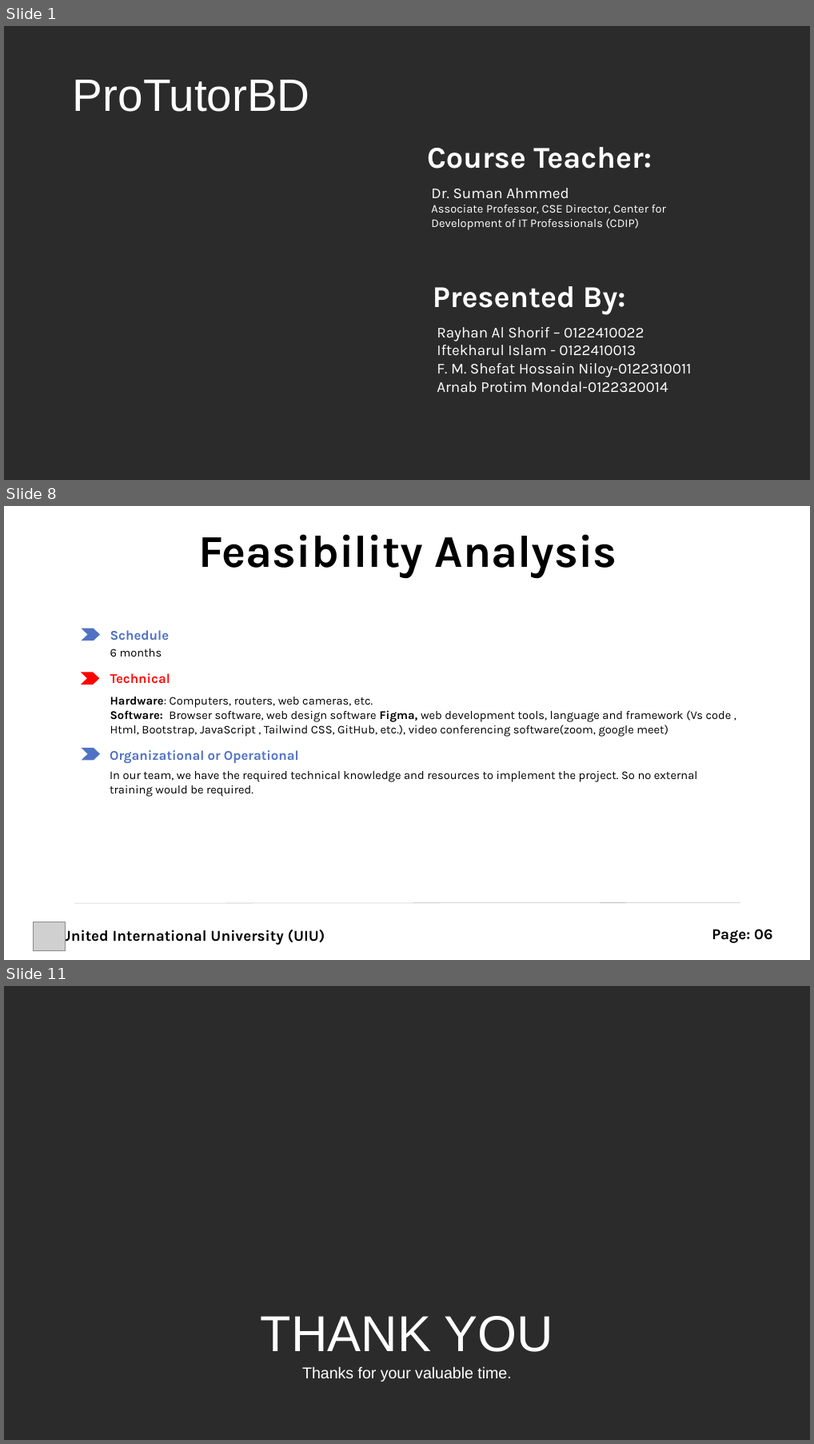
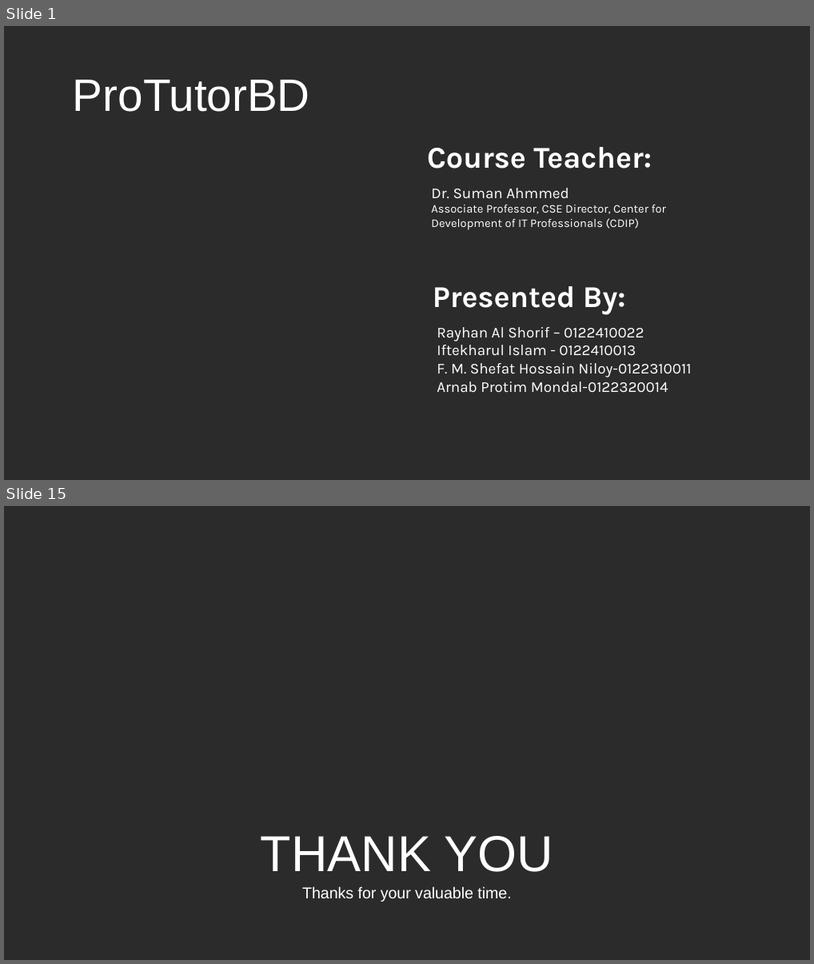
Before and after one commit to rayhanalshorif133/MSCSE-UIU, a slide deck: CSE-6159-SSA/ProTutorBD.pptx. Shown one above the other, each under a label of ours: slides 1, 8 and 11 before the commit, slides 1 and 15 after it; the slides between them are not shown. The pictures are 814x1444 and 814x964 pixels, drawn with LibreOffice and Linux fonts; fonts in the diff are those of the drawing; grey boxes stand for pictures; background and template pictures are left out; a plain dark background stands for a picture behind light text. Boxes give left, top, right and bottom in pixels: in the first picture for what was removed or moved away, otherwise in the second. Text is boxed around its words. In the diff, an @@ line names an element or a change of style, - is before the commit and + after.

```diff
--- a/CSE-6159-SSA/ProTutorBD.pptx
+++ b/CSE-6159-SSA/ProTutorBD.pptx
@@ slide 8 removed at (x1=4, y1=506, x2=810, y2=960), background #FFFFFF @@
@@ text removed at (x1=198, y1=534, x2=618, y2=578) @@
-Feasibility Analysis
@@ chevron removed at (x1=82, y1=628, x2=100, y2=640) @@
@@ text removed at (x1=110, y1=648, x2=162, y2=656) @@
-6 months
@@ text removed at (x1=110, y1=630, x2=170, y2=640) @@
-Schedule
@@ chevron removed at (x1=81, y1=672, x2=99, y2=684) @@
@@ text removed at (x1=110, y1=673, x2=170, y2=684) @@
-Technical
@@ text removed at (x1=110, y1=696, x2=732, y2=736) @@
-Hardware: Computers, routers, web cameras, etc.
-Software: Browser software, web design software Figma, web development tools, language and framework (Vs code , Html, Bootstrap, JavaScript , Tailwind CSS, GitHub, etc.), video conferencing software(zoom, google meet)
@@ chevron removed at (x1=82, y1=748, x2=100, y2=760) @@
@@ text removed at (x1=110, y1=750, x2=299, y2=763) @@
-Organizational or Operational
@@ text removed at (x1=110, y1=771, x2=698, y2=796) @@
-In our team, we have the required technical knowledge and resources to implement the project. So no external training would be required.
@@ line removed from (74, 903) to (741, 902) @@
@@ picture removed at (x1=34, y1=922, x2=65, y2=950) @@
@@ text removed at (x1=61, y1=927, x2=326, y2=945) @@
-United International University (UIU)
@@ text removed at (x1=712, y1=928, x2=773, y2=943) @@
-Page: 06
@@ what was slide 11 is now slide 15 @@
```
Also in this commit, not shown: 7 slides changed, 6 slides added, 1 other slide removed.
